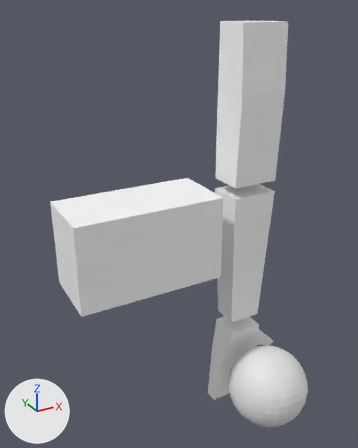
Two versions of the Blender file inmoov.blend, one commit apart.
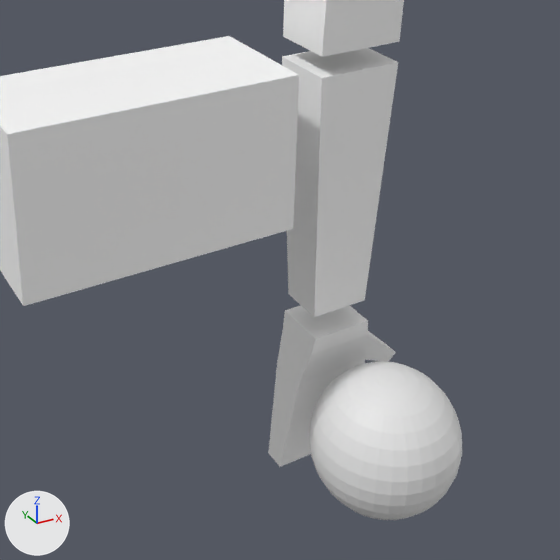
There are two pictures of each version: one whole from a 50 mm lens placed at (-0.304, -0.691, 0.44), pointed at (0.065, -0.02, 0.105), one close up on the part from 19% to 100% of the width and 36% to 100% of the height. Arrows for +X, +Y and +Z are at lower left; the lights stay in place.

The first close-up shows 'forearm_l', 'hand_l', 'midstom', 'shoulder_l', 'target_l'.
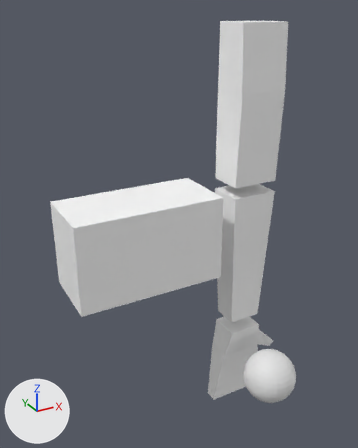
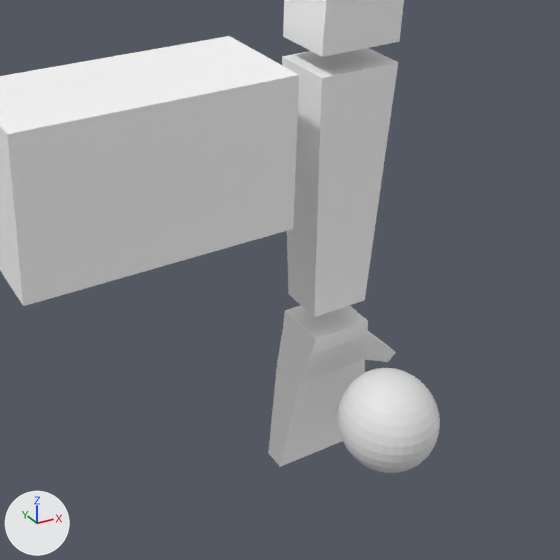
Commit message: fix: sphere as target

Boxes [x1, y1, x2, y2] around the edits, measured in the close-ups (560 x 560 px):
'target_l', moved, rescaled (33% narrower, 34% shorter)
    before: [309, 361, 462, 520]
    after: [338, 368, 440, 473]

The change in detail:
Object 'target_l' (ob_target_l) moves from (0.212, -0.11, -0.233) to (0.212, -0.113, -0.207).
Object 'target_l' (ob_target_l) is rescaled from (-0.0754, -0.0754, -0.0754) to (-0.0497, -0.0497, -0.0497).
